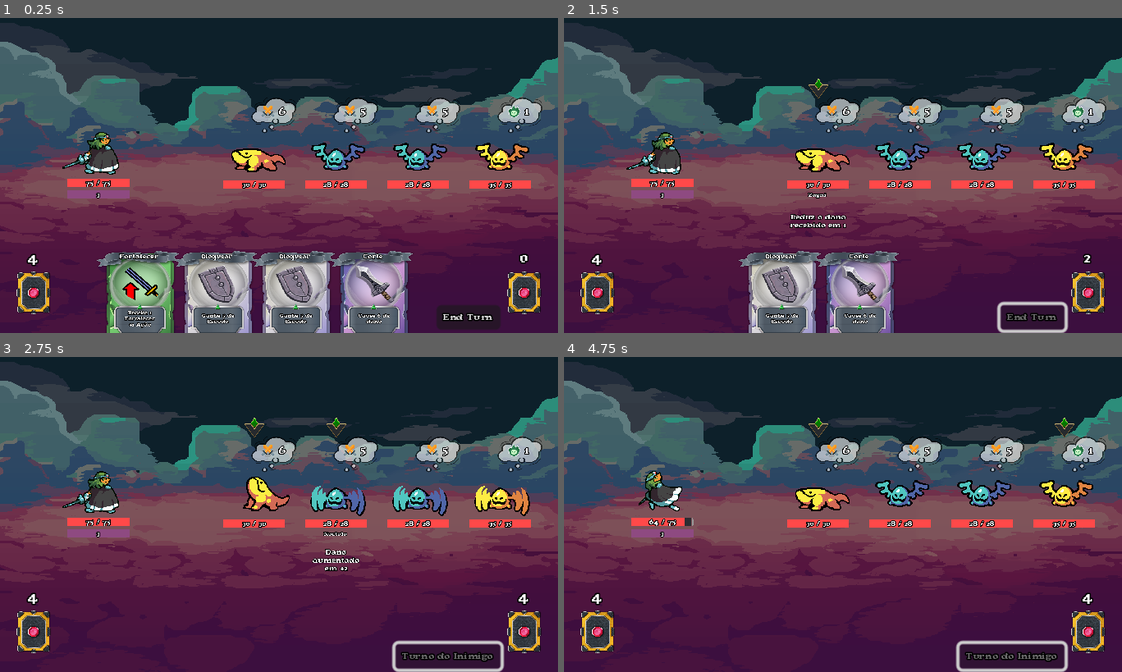
Above: before the commit, frames 1-4 (two rows, left to right).
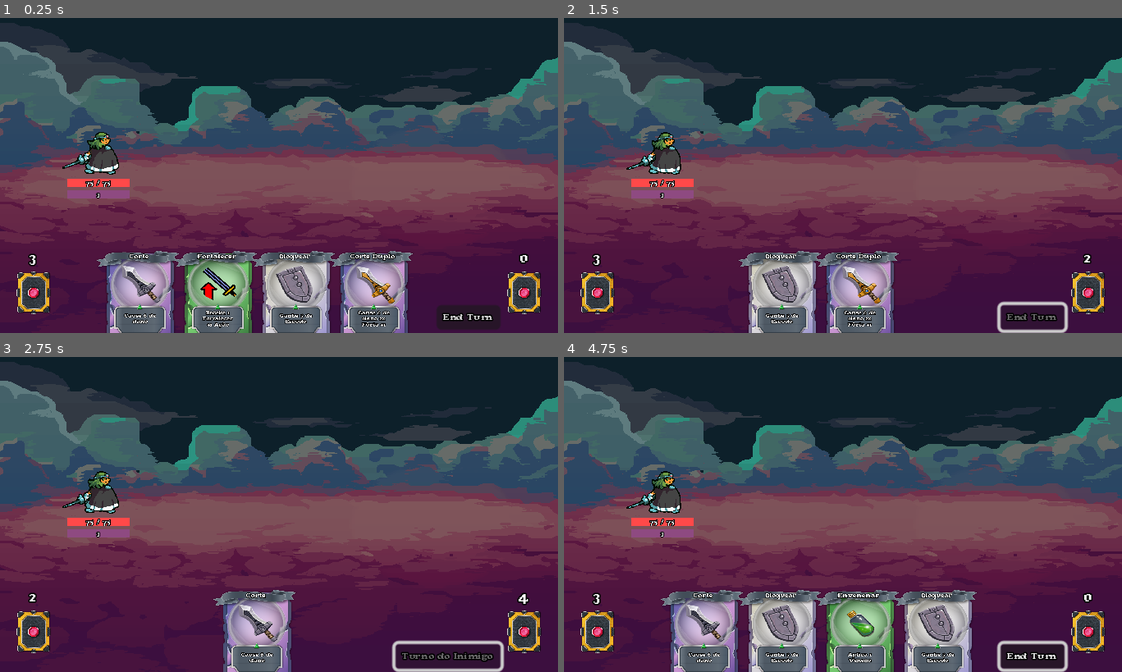
Above: after the commit, the same moments.

Repository: diemissonlima/card-adventure-v2
Game: Godot game, scene res://scenes/base_scenes/stage_base.tscn
Two runs of this game, one before a commit and one after it. Both use one fixed random seed, a clock stepped at 60 frames per second and the inputs below.
Inputs (mouse positions are in pixels of both pictures, inside the frame that each line leads up to):
- Up to frame 1 (0.25 s): no input
- Up to frame 2 (1.5 s): click "End Turn" at 0.5 s; move the mouse to (820, 156) at 1.27 s; click (820, 156) at 1.35 s
- Up to frame 3 (2.75 s): move the mouse to (340, 495) at 2.02 s; click (340, 495) at 2.1 s
- Up to frame 4 (4.75 s): move the mouse to (982, 495) at 2.77 s; click (982, 495) at 2.85 s; move the mouse to (1066, 495) at 3.52 s; click (1066, 495) at 3.6 s; move the mouse to (1010, 561) at 4.27 s; click (1010, 561) at 4.35 s

The runs differ from the first frame. In frame 1, 10% of the frame differs, in the area x 4-98%, y 25-100%; in frame 2, 6.2%; in frame 3, 9.2%; in frame 4, 19%, in the area x 4-98%, y 19-100%.

Commit message:
adicionado +1 skill passiva (enrage)

Diff:
--- a/scenes/enemies/zagni.tscn
+++ b/scenes/enemies/zagni.tscn
@@ -416,7 +416,6 @@
 
 [node name="Zagni" instance=ExtResource("1_dtw8n")]
 enemy_name = "Zagni"
-passive_skill = "final fury"
 max_health = 30
 health = 30
 damage = 6
--- a/scripts/base_enemy.gd
+++ b/scripts/base_enemy.gd
@@ -29,12 +29,14 @@
 @export var actions_probability: Dictionary
 @export var actions_list_icons: Dictionary
 
-var previous_damage: int = 0
 var is_weakened: bool = false
 var tenacity_active: bool = false
 var was_reborn: bool = false
 var is_burning_fury: bool = false
 var is_final_fury: bool = false
+var is_enrage: bool = false
+
+var previous_damage: int = 0
 var battle_thist_count: int = 0
 var action: String = ""
 var shield_value: int = 0
@@ -70,7 +72,7 @@
 	var passive_skill_list: Array = [
 		"burning fury", "rock hull", "protective shadows", "tenacity",
 		"final fury", "vital roots", "retaliatory toxin", "battle thirst",
-		"last breath", "rebirthing"
+		"last breath", "rebirthing", "enrage"
 	]
 
 	var rng: int = randi() % passive_skill_list.size()
@@ -104,6 +106,12 @@
 					if health <= max_health / 2:
 						damage = damage + 4
 						is_final_fury = true
+
+			if passive_skill == "enrage":
+				if not is_enrage:
+					if get_parent().get_child_count() == 1:
+						damage += 10
+						is_enrage = true
 
 			if is_weakened:
 				damage = previous_damage / 2
--- a/scripts/base_stage.gd
+++ b/scripts/base_stage.gd
@@ -22,7 +22,7 @@
 func _ready() -> void:
 	Input.set_custom_mouse_cursor(cursor_texture, Input.CURSOR_ARROW, Vector2(0.1, 0.1))
 	connect_enemy_signal()
-	spawn_enemy2()
+	#spawn_enemy2()
 	get_tree().call_group("player_hand", "get_player_deck")
 
 
--- a/scripts/deck_management.gd
+++ b/scripts/deck_management.gd
@@ -5,10 +5,10 @@
 var decks: Dictionary = {
 	"paladin": [
 		"corte", "corte", "envenenar",
-		"bloquear", "bloquear", "corte_duplo", "fortalecer", "toque_estatico"
+		"bloquear", "bloquear", "corte_duplo", "fortalecer"
 
 		#"corte_rapido", "corte_tornado", "enfraquecer", "envenenar",
-		#"nevoa_venenosa", "pocao_vida", "pocao_vida"
+		#"nevoa_venenosa", "pocao_vida", "pocao_vida", "toque_estatico"
 	]
 }
 
@@ -22,5 +22,6 @@
 	"retaliatory toxin": "Se receber dano direto, causa 1 de veneno",
 	"battle thirst": "A cada 2 ataques, recupera 5 de vida",
 	"last breath": "Ao morrer, causa 10 de dano em todos",
-	"rebirthing": "Ao morrer a primeira vez, revive com 50% de vida"
+	"rebirthing": "Ao morrer a primeira vez, revive com 50% de vida",
+	"enrage": "Se for o último vivo, aumenta o dano em +10"
 }
